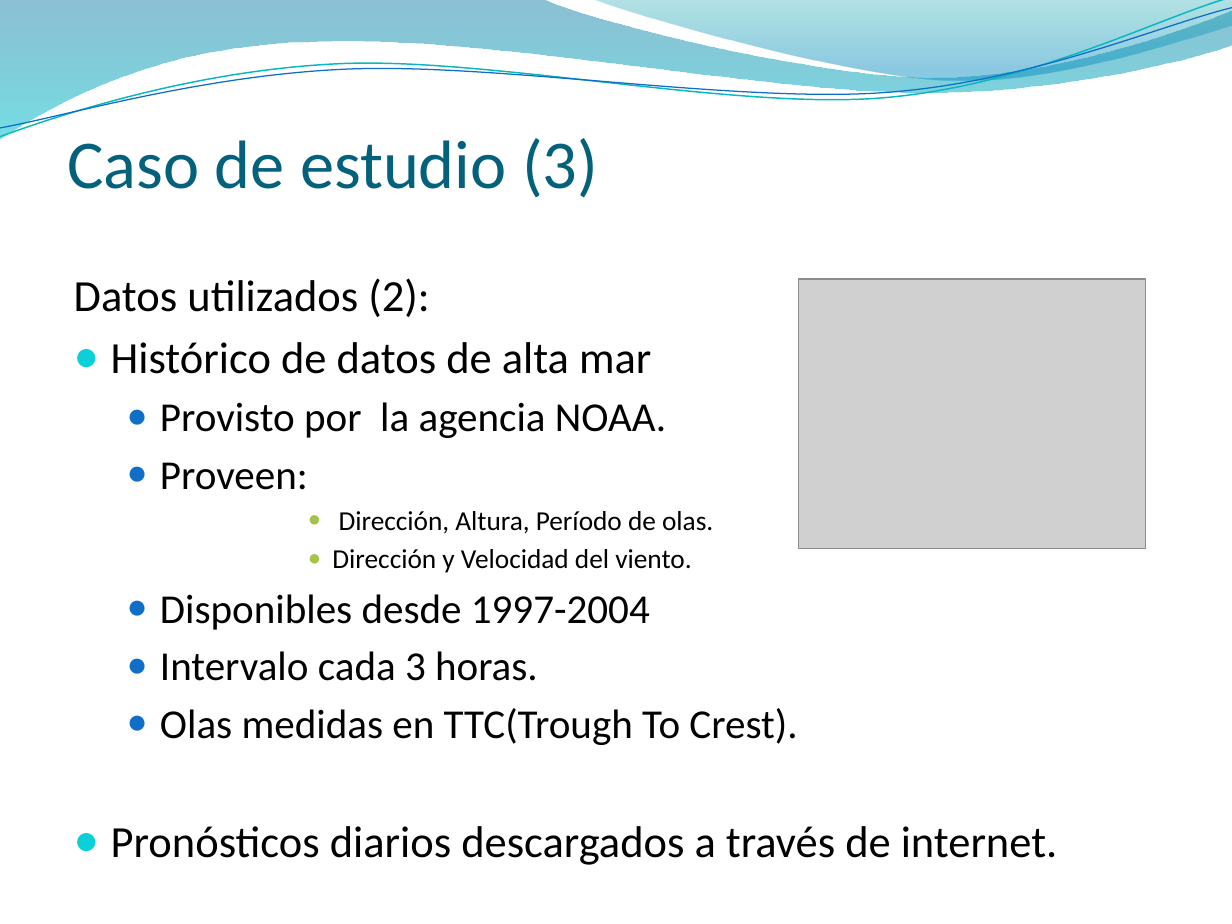
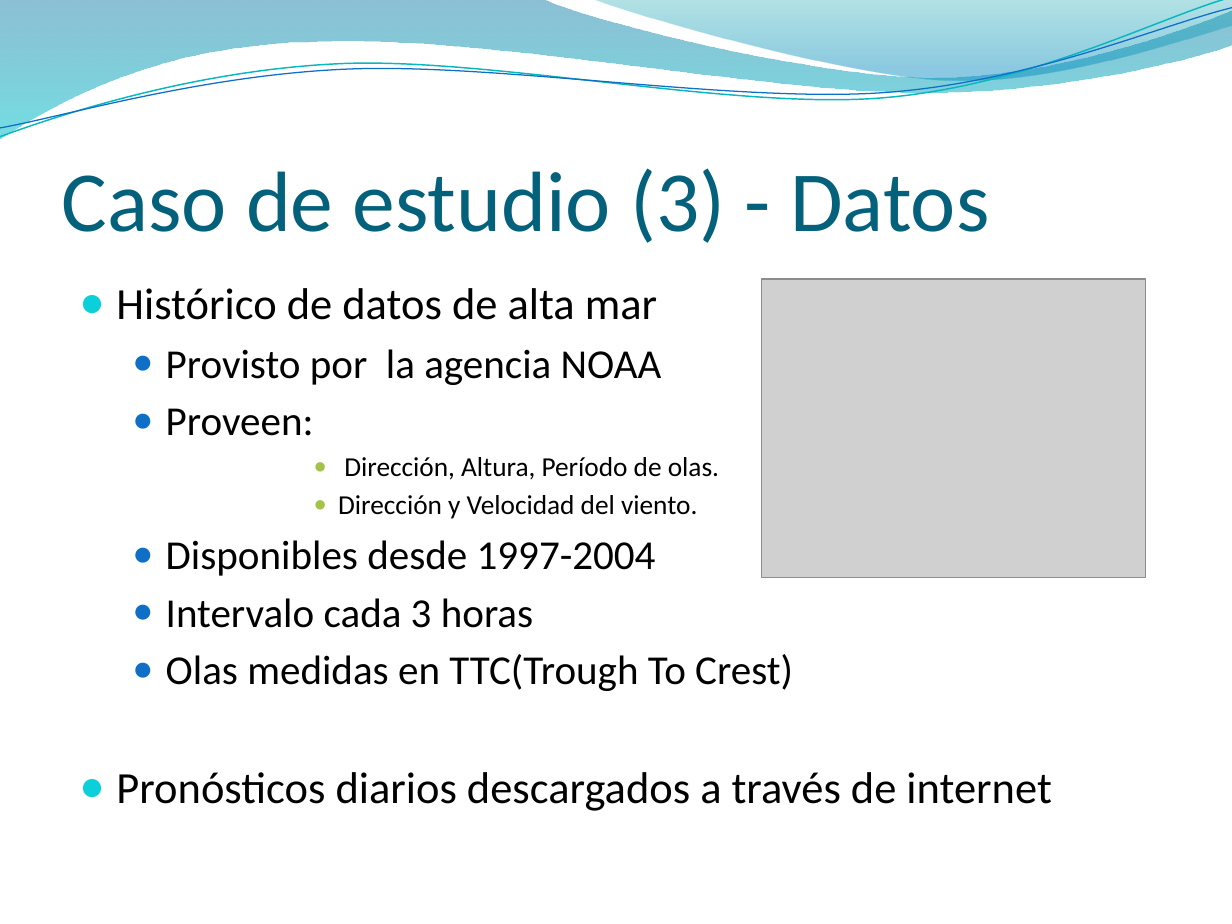
Before and after one commit to jaffadog/neuralito, a slide deck: slide 26 of neuralito/ArfGen/docs/Entregas/Informe Final/presentacion/esteban2.pptx (slide 25 before the commit). Drawn at 1232x924 pixels with LibreOffice and Linux fonts; fonts in the diff are those of the drawing; grey boxes stand for pictures; background and template pictures are left out. Boxes give left, top, right and bottom in pixels: in the first picture for what was removed or moved away, otherwise in the second. Text is boxed around its words. In the diff, an @@ line names an element or a change of style, - is before the commit and + after.

```diff
--- a/neuralito/ArfGen/docs/Entregas/Informe Final/presentacion/esteban2.pptx
+++ b/neuralito/ArfGen/docs/Entregas/Informe Final/presentacion/esteban2.pptx
@@ title at bbox=[62, 168, 989, 243]: text changed; size 40 to 50 pt @@
-Caso de estudio (3)
+Caso de estudio (3) - Datos
@@ text "Histórico de datos de alta ...": place and size @@
-text "Histórico de datos de alta ..." at bbox=[74, 278, 1058, 865]
+text "Histórico de datos de alta ..." at bbox=[116, 288, 1051, 811]
@@ text at bbox=[74, 278, 429, 317]: paragraph removed @@
-Datos utilizados (2):
@@ picture: place and size @@
-picture at bbox=[798, 280, 1145, 549]
+picture at bbox=[761, 280, 1146, 578]
@@ text at bbox=[166, 349, 662, 385]: text changed @@
-  ● Provisto por la agencia NOAA.
+  ● Provisto por la agencia NOAA
@@ text at bbox=[116, 598, 1051, 811]: text changed @@
-  ● Intervalo cada 3 horas.
-  ● Olas medidas en TTC(Trough To Crest).
-● Pronósticos diarios descargados a través de internet.
+  ● Intervalo cada 3 horas
+  ● Olas medidas en TTC(Trough To Crest)
+● Pronósticos diarios descargados a través de internet
```
Also in this commit, not shown: 21 other slides changed, 3 slides added, 1 slide removed.
